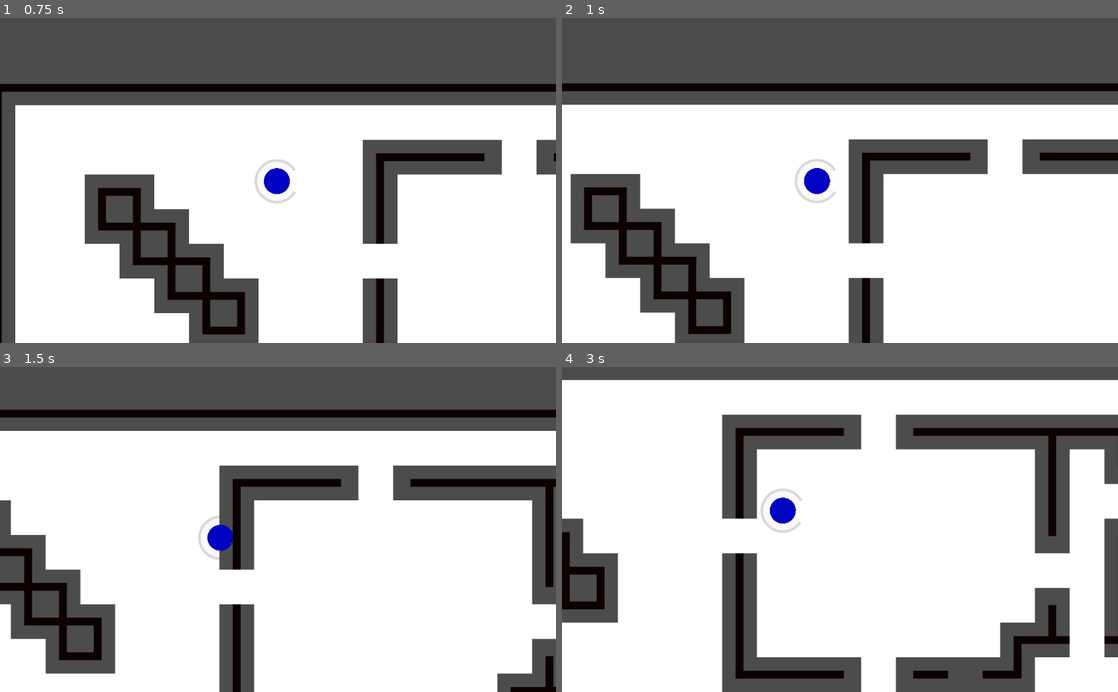
Above: before the commit, frames 1-4 (two rows, left to right).
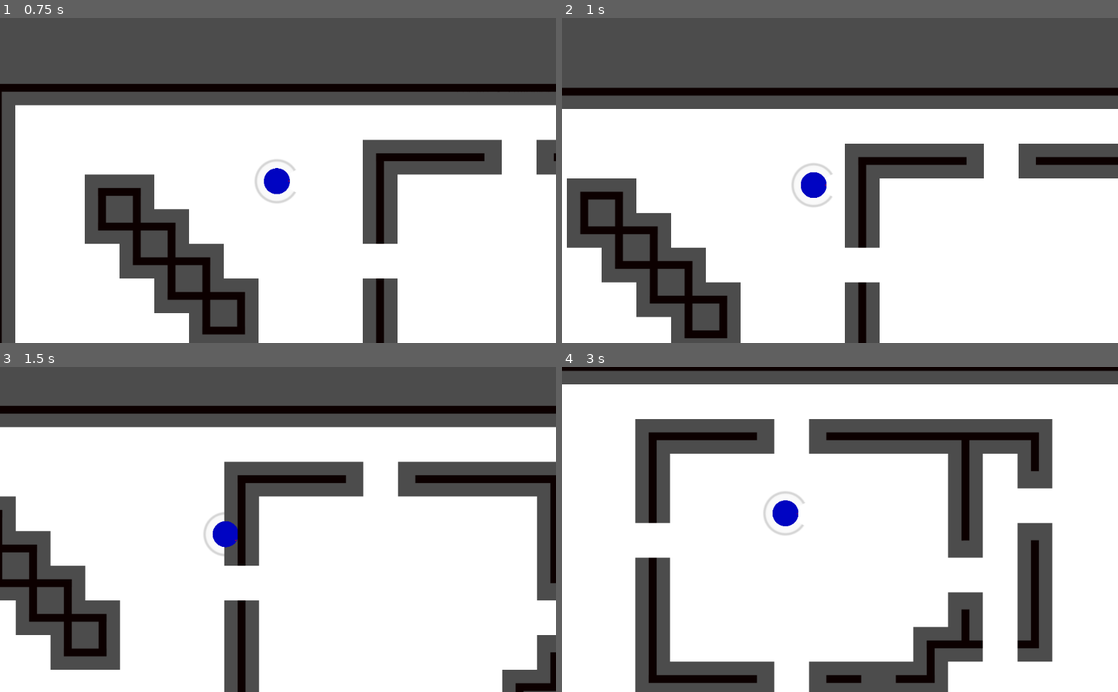
Above: after the commit, the same moments.

Repository: R4nKF1v3/boss
Game: Godot game, scene res://scenes/levels/Test/Test.tscn
Same seed, same stepped clock (60 frames per second), same inputs: the game is played once before the commit and once after it. The project has no main scene, so this scene is started directly.
Inputs (mouse positions are in pixels of both pictures, inside the frame that each line leads up to):
- Up to frame 1 (0.75 s): tap Enter at 0.5 s; move the mouse to (400, 164) at 0.52 s; hold Right (move_right) from 0.53 s (still down); hold Shift (run) from 0.53 s (still down); click (400, 164) at 0.67 s
- Up to frame 2 (1 s): keep holding Right (move_right); keep holding Shift (run)
- Up to frame 3 (1.5 s): move the mouse to (166, 545) at 1.27 s; release Right (move_right) at 1.28 s; release Shift (run) at 1.28 s; hold Down (move_down) from 1.28 s (still down); tap Shift (run) at 1.35 s
- Up to frame 4 (3 s): move the mouse to (895, 458) at 2.02 s; release Down (move_down) at 2.03 s; hold Right (move_right) 2.03-2.78 s; hold Shift (run) 2.03-2.78 s; move the mouse to (812, 594) at 2.77 s; hold Up (move_up) from 2.78 s (still down); tap Shift (run) at 2.85 s; click (812, 594) at 2.92 s

Frame 1 is identical in both runs. In frame 2, 12% of the frame differs, in the area x 0-100%, y 20-100%; in frame 3, 13%; in frame 4, 35%, in the area x 0-100%, y 0-100%.

Commit message:
Agregado screen shake para la cámara

Diff:
--- a/entities/player/camera/Camera.gd
+++ /dev/null
@@ -1,55 +0,0 @@
-extends Camera2D
-
-var _duration = 0.0
-var _period_in_ms = 0.0
-var _amplitude = 0.0
-var _timer = 0.0
-var _last_shook_timer = 0
-var _previous_x = 0.0
-var _previous_y = 0.0
-var _last_offset = Vector2(0, 0)
-
-func _ready():
-    signals.connect("camera_shake", self, "shake")
-
-# Shake with decreasing intensity while there's time remaining.
-func _process(delta):
-    # Only shake when there's shake time remaining.
-    if _timer == 0:
-        return
-    # Only shake on certain frames.
-    _last_shook_timer = _last_shook_timer + delta
-    # Be mathematically correct in the face of lag; usually only happens once.
-    while _last_shook_timer >= _period_in_ms:
-        _last_shook_timer = _last_shook_timer - _period_in_ms
-        # Lerp between [amplitude] and 0.0 intensity based on remaining shake time.
-        var intensity = _amplitude * (1 - ((_duration - _timer) / _duration))
-        # Noise calculation logic from http://jonny.morrill.me/blog/view/14
-        var new_x = rand_range(-1.0, 1.0)
-        var x_component = intensity * (_previous_x + (delta * (new_x - _previous_x)))
-        var new_y = rand_range(-1.0, 1.0)
-        var y_component = intensity * (_previous_y + (delta * (new_y - _previous_y)))
-        _previous_x = new_x
-        _previous_y = new_y
-        # Track how much we've moved the offset, as opposed to other effects.
-        var new_offset = Vector2(x_component, y_component)
-        set_offset(get_offset() - _last_offset + new_offset)
-        _last_offset = new_offset
-    # Reset the offset when we're done shaking.
-    _timer = _timer - delta
-    if _timer <= 0:
-        _timer = 0
-        set_offset(get_offset() - _last_offset)
-
-# Kick off a new screenshake effect.
-func shake(duration, frequency, amplitude):
-    # Initialize variables.
-    _duration = duration
-    _timer = duration
-    _period_in_ms = 1.0 / frequency
-    _amplitude = amplitude
-    _previous_x = rand_range(-1.0, 1.0)
-    _previous_y = rand_range(-1.0, 1.0)
-    # Reset previous offset, if any.
-    set_offset(get_offset() - _last_offset)
-    _last_offset = Vector2(0, 0)
--- a/entities/player/camera/CameraPointer.tscn
+++ b/entities/player/camera/CameraPointer.tscn
@@ -1,7 +1,7 @@
 [gd_scene load_steps=3 format=2]
 
 [ext_resource path="res://entities/player/camera/CameraPointer.gd" type="Script" id=1]
-[ext_resource path="res://entities/player/camera/Camera.gd" type="Script" id=2]
+[ext_resource path="res://entities/player/camera/ScreenShake.tscn" type="PackedScene" id=2]
 
 [node name="CameraPointer" type="Position2D"]
 script = ExtResource( 1 )
@@ -15,4 +15,5 @@
 drag_margin_top = 0.0
 drag_margin_right = 0.0
 drag_margin_bottom = 0.0
-script = ExtResource( 2 )
+
+[node name="ScreenShake" parent="CameraOffset/Camera2D" instance=ExtResource( 2 )]
--- /dev/null
+++ b/entities/player/camera/ScreenShake.gd
@@ -0,0 +1,48 @@
+extends Node
+
+const TRANS = Tween.TRANS_SINE
+const EASE = Tween.EASE_IN_OUT
+
+var amplitude = 0
+var priority = 0
+
+onready var camera = get_parent()
+
+func _ready():
+	signals.connect("camera_shake", self, "start")
+
+func start(duration = 0.2, frequency = 15, amplitude = 8, priority = 0):
+	if priority >= self.priority:
+		self.priority = priority
+		self.amplitude = amplitude
+
+		$Duration.wait_time = duration
+		$Frequency.wait_time = 1 / float(frequency)
+		$Duration.start()
+		$Frequency.start()
+
+		_new_shake()
+
+func _new_shake():
+	var rand = Vector2()
+	rand.x = rand_range(-amplitude, amplitude)
+	rand.y = rand_range(-amplitude, amplitude)
+
+	$ShakeTween.interpolate_property(camera, "offset", camera.offset, rand, $Frequency.wait_time, TRANS, EASE)
+	$ShakeTween.start()
+
+
+func _reset():
+	$ShakeTween.interpolate_property(camera, "offset", camera.offset, Vector2(), $Frequency.wait_time, TRANS, EASE)
+	$ShakeTween.start()
+
+	priority = 0
+
+
+func _on_Frequency_timeout():
+	_new_shake()
+
+
+func _on_Duration_timeout():
+	_reset()
+	$Frequency.stop()
--- /dev/null
+++ b/entities/player/camera/ScreenShake.tscn
@@ -0,0 +1,14 @@
+[gd_scene load_steps=2 format=2]
+
+[ext_resource path="res://entities/player/camera/ScreenShake.gd" type="Script" id=1]
+
+[node name="ScreenShake" type="Node"]
+script = ExtResource( 1 )
+
+[node name="ShakeTween" type="Tween" parent="."]
+
+[node name="Frequency" type="Timer" parent="."]
+
+[node name="Duration" type="Timer" parent="."]
+[connection signal="timeout" from="Frequency" to="." method="_on_Frequency_timeout"]
+[connection signal="timeout" from="Duration" to="." method="_on_Duration_timeout"]
--- a/entities/player/states/motion/Run.gd
+++ b/entities/player/states/motion/Run.gd
@@ -26,4 +26,4 @@
 
 func _on_Timer_timeout():
 	signals.emit_signal("noise_emitted", owner.global_position)
-	#signals.emit_signal("camera_shake", 0.5, 10, 10)
+	signals.emit_signal("camera_shake", 0.2, 3, 16, 1)
--- a/globals/signals.gd
+++ b/globals/signals.gd
@@ -1,4 +1,4 @@
 extends Node
 
 signal noise_emitted(location)
-signal camera_shake(duration, frequency, amplitude)
+signal camera_shake(duration, frequency, amplitude, priority)
--- a/resources/tilesets/walls/walltile.tres
+++ b/resources/tilesets/walls/walltile.tres
@@ -8,82 +8,82 @@
 [sub_resource type="ConvexPolygonShape2D" id=2]
 points = PoolVector2Array( 24, 0, 40, 0, 40, 64, 24, 64 )
 
+[sub_resource type="OccluderPolygon2D" id=3]
+polygon = PoolVector2Array( 0, 24, 32, 24, 32, 40, 0, 40 )
+
+[sub_resource type="ConvexPolygonShape2D" id=4]
+points = PoolVector2Array( 0, 24, 32, 24, 32, 40, 0, 40 )
+
+[sub_resource type="OccluderPolygon2D" id=5]
+polygon = PoolVector2Array( 32, 24, 64, 24, 64, 40, 32, 40 )
+
+[sub_resource type="ConvexPolygonShape2D" id=6]
+points = PoolVector2Array( 32, 24, 64, 24, 64, 40, 32, 40 )
+
+[sub_resource type="OccluderPolygon2D" id=7]
+polygon = PoolVector2Array( 64, 24, 64, 40, 40, 40, 40, 64, 24, 64, 24, 24 )
+
+[sub_resource type="ConvexPolygonShape2D" id=8]
+points = PoolVector2Array( 64, 24, 64, 40, 40, 40, 40, 64, 24, 64, 24, 24 )
+
+[sub_resource type="OccluderPolygon2D" id=9]
+polygon = PoolVector2Array( 24, 0, 40, 0, 40, 40, 0, 40, 0, 24, 24, 24 )
+
+[sub_resource type="ConvexPolygonShape2D" id=10]
+points = PoolVector2Array( 24, 0, 40, 0, 40, 40, 0, 40, 0, 24, 24, 24 )
+
+[sub_resource type="OccluderPolygon2D" id=11]
+polygon = PoolVector2Array( 40, 0, 40, 24, 64, 24, 64, 40, 24, 40, 24, 0 )
+
+[sub_resource type="ConvexPolygonShape2D" id=12]
+points = PoolVector2Array( 40, 0, 40, 24, 64, 24, 64, 40, 24, 40, 24, 0 )
+
+[sub_resource type="OccluderPolygon2D" id=13]
+polygon = PoolVector2Array( 0, 24, 40, 24, 40, 64, 24, 64, 24, 40, 0, 40 )
+
+[sub_resource type="ConvexPolygonShape2D" id=14]
+points = PoolVector2Array( 0, 24, 40, 24, 40, 64, 24, 64, 24, 40, 0, 40 )
+
+[sub_resource type="OccluderPolygon2D" id=15]
+polygon = PoolVector2Array( 0, 24, 64, 24, 64, 40, 0, 40 )
+
+[sub_resource type="ConvexPolygonShape2D" id=16]
+points = PoolVector2Array( 0, 24, 64, 24, 64, 40, 0, 40 )
+
 [sub_resource type="OccluderPolygon2D" id=17]
-polygon = PoolVector2Array( 0, 24, 32, 24, 32, 40, 0, 40 )
+polygon = PoolVector2Array( 24, 0, 40, 0, 40, 24, 64, 24, 64, 40, 40, 40, 40, 64, 24, 64 )
 
 [sub_resource type="ConvexPolygonShape2D" id=18]
-points = PoolVector2Array( 0, 24, 32, 24, 32, 40, 0, 40 )
+points = PoolVector2Array( 24, 0, 40, 0, 40, 24, 64, 24, 64, 40, 40, 40, 40, 64, 24, 64 )
 
 [sub_resource type="OccluderPolygon2D" id=19]
-polygon = PoolVector2Array( 32, 24, 64, 24, 64, 40, 32, 40 )
+polygon = PoolVector2Array( 0, 24, 64, 24, 64, 40, 40, 40, 40, 64, 24, 64, 24, 40, 0, 40 )
 
 [sub_resource type="ConvexPolygonShape2D" id=20]
-points = PoolVector2Array( 32, 24, 64, 24, 64, 40, 32, 40 )
+points = PoolVector2Array( 0, 24, 64, 24, 64, 40, 40, 40, 40, 64, 24, 64, 24, 40, 0, 40 )
 
 [sub_resource type="OccluderPolygon2D" id=21]
-polygon = PoolVector2Array( 64, 24, 64, 40, 40, 40, 40, 64, 24, 64, 24, 24 )
+polygon = PoolVector2Array( 0, 24, 24, 24, 24, 0, 40, 0, 40, 64, 24, 64, 24, 40, 0, 40 )
 
 [sub_resource type="ConvexPolygonShape2D" id=22]
-points = PoolVector2Array( 64, 24, 64, 40, 40, 40, 40, 64, 24, 64, 24, 24 )
+points = PoolVector2Array( 0, 24, 24, 24, 24, 0, 40, 0, 40, 64, 24, 64, 24, 40, 0, 40 )
 
 [sub_resource type="OccluderPolygon2D" id=23]
-polygon = PoolVector2Array( 24, 0, 40, 0, 40, 40, 0, 40, 0, 24, 24, 24 )
+polygon = PoolVector2Array( 24, 0, 40, 0, 40, 24, 64, 24, 64, 40, 0, 40, 0, 24, 24, 24 )
 
 [sub_resource type="ConvexPolygonShape2D" id=24]
-points = PoolVector2Array( 24, 0, 40, 0, 40, 40, 0, 40, 0, 24, 24, 24 )
+points = PoolVector2Array( 24, 0, 40, 0, 40, 24, 64, 24, 64, 40, 0, 40, 0, 24, 24, 24 )
 
 [sub_resource type="OccluderPolygon2D" id=25]
-polygon = PoolVector2Array( 40, 0, 40, 24, 64, 24, 64, 40, 24, 40, 24, 0 )
+polygon = PoolVector2Array( 24, 0, 40, 0, 40, 24, 64, 24, 64, 40, 40, 40, 40, 64, 24, 64, 24, 40, 0, 40, 0, 24, 24, 24 )
 
 [sub_resource type="ConvexPolygonShape2D" id=26]
-points = PoolVector2Array( 40, 0, 40, 24, 64, 24, 64, 40, 24, 40, 24, 0 )
+points = PoolVector2Array( 24, 0, 40, 0, 40, 24, 64, 24, 64, 40, 40, 40, 40, 64, 24, 64, 24, 40, 0, 40, 0, 24, 24, 24 )
 
 [sub_resource type="OccluderPolygon2D" id=27]
-polygon = PoolVector2Array( 0, 24, 40, 24, 40, 64, 24, 64, 24, 40, 0, 40 )
+polygon = PoolVector2Array( 24, 32, 40, 32, 40, 64, 24, 64 )
 
 [sub_resource type="ConvexPolygonShape2D" id=28]
-points = PoolVector2Array( 0, 24, 40, 24, 40, 64, 24, 64, 24, 40, 0, 40 )
-
-[sub_resource type="OccluderPolygon2D" id=3]
-polygon = PoolVector2Array( 0, 24, 64, 24, 64, 40, 0, 40 )
-
-[sub_resource type="ConvexPolygonShape2D" id=4]
-points = PoolVector2Array( 0, 24, 64, 24, 64, 40, 0, 40 )
-
-[sub_resource type="OccluderPolygon2D" id=5]
-polygon = PoolVector2Array( 24, 0, 40, 0, 40, 24, 64, 24, 64, 40, 40, 40, 40, 64, 24, 64 )
-
-[sub_resource type="ConvexPolygonShape2D" id=6]
-points = PoolVector2Array( 24, 0, 40, 0, 40, 24, 64, 24, 64, 40, 40, 40, 40, 64, 24, 64 )
-
-[sub_resource type="OccluderPolygon2D" id=7]
-polygon = PoolVector2Array( 0, 24, 64, 24, 64, 40, 40, 40, 40, 64, 24, 64, 24, 40, 0, 40 )
-
-[sub_resource type="ConvexPolygonShape2D" id=8]
-points = PoolVector2Array( 0, 24, 64, 24, 64, 40, 40, 40, 40, 64, 24, 64, 24, 40, 0, 40 )
-
-[sub_resource type="OccluderPolygon2D" id=9]
-polygon = PoolVector2Array( 0, 24, 24, 24, 24, 0, 40, 0, 40, 64, 24, 64, 24, 40, 0, 40 )
-
-[sub_resource type="ConvexPolygonShape2D" id=10]
-points = PoolVector2Array( 0, 24, 24, 24, 24, 0, 40, 0, 40, 64, 24, 64, 24, 40, 0, 40 )
-
-[sub_resource type="OccluderPolygon2D" id=11]
-polygon = PoolVector2Array( 24, 0, 40, 0, 40, 24, 64, 24, 64, 40, 0, 40, 0, 24, 24, 24 )
-
-[sub_resource type="ConvexPolygonShape2D" id=12]
-points = PoolVector2Array( 24, 0, 40, 0, 40, 24, 64, 24, 64, 40, 0, 40, 0, 24, 24, 24 )
-
-[sub_resource type="OccluderPolygon2D" id=13]
-polygon = PoolVector2Array( 24, 0, 40, 0, 40, 24, 64, 24, 64, 40, 40, 40, 40, 64, 24, 64, 24, 40, 0, 40, 0, 24, 24, 24 )
-
-[sub_resource type="ConvexPolygonShape2D" id=14]
-points = PoolVector2Array( 24, 0, 40, 0, 40, 24, 64, 24, 64, 40, 40, 40, 40, 64, 24, 64, 24, 40, 0, 40, 0, 24, 24, 24 )
-
-[sub_resource type="OccluderPolygon2D" id=15]
-polygon = PoolVector2Array( 24, 32, 40, 32, 40, 64, 24, 64 )
-
-[sub_resource type="ConvexPolygonShape2D" id=16]
 points = PoolVector2Array( 24, 32, 40, 32, 40, 64, 24, 64 )
 
 [sub_resource type="OccluderPolygon2D" id=29]
Not shown: 13 places in resources/tilesets/walls/walltile.tres that only renumber resources
